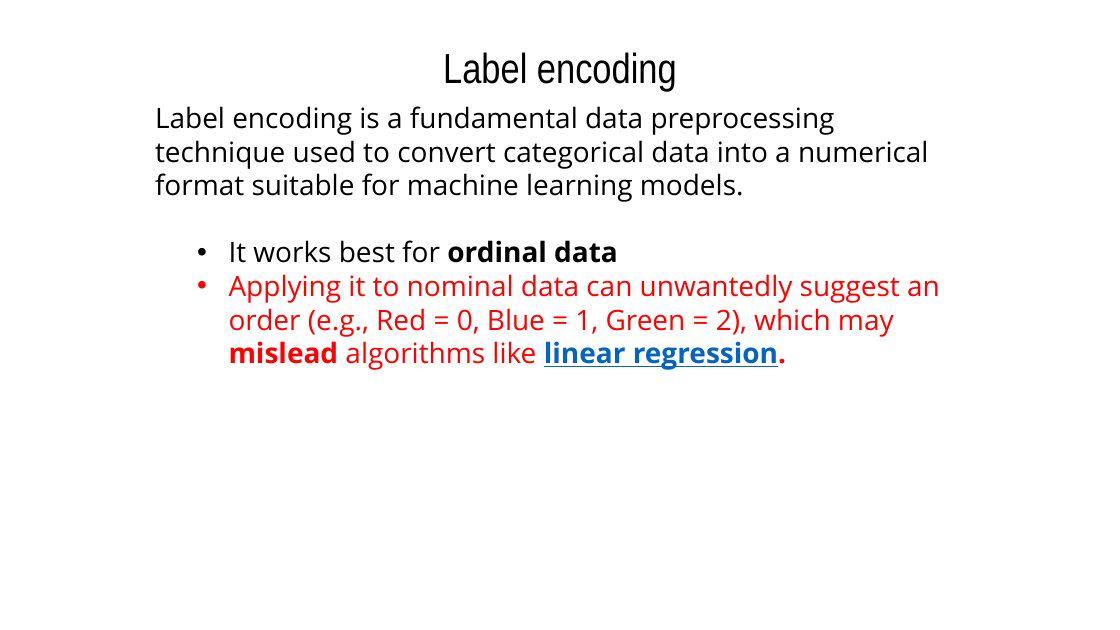
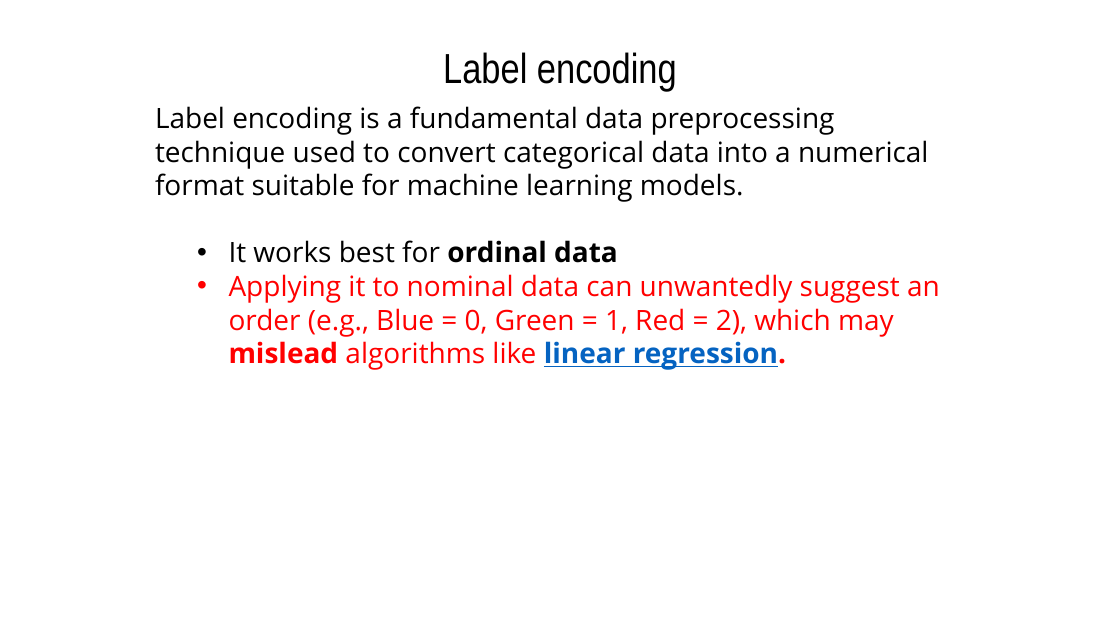
Before and after one commit to gmrr40058/data-science-ml-python-ostad, a slide deck: slide 1 of My Note and Practice/Text to Numerical Data Conversion/Categorical(Text to Numeric) data conversion-CTtN/CTtN 1. Label Encoding/Label Encoding.pptx. Drawn at 1120x630 pixels with LibreOffice and Linux fonts; fonts in the diff are those of the drawing. Boxes give left, top, right and bottom in pixels: in the first picture for what was removed or moved away, otherwise in the second. Text is boxed around its words. In the diff, an @@ line names an element or a change of style, - is before the commit and + after.

```diff
--- a/My Note and Practice/Text to Numerical Data Conversion/Categorical(Text to Numeric) data conversion-CTtN/CTtN 1. Label Encoding/Label Encoding.pptx
+++ b/My Note and Practice/Text to Numerical Data Conversion/Categorical(Text to Numeric) data conversion-CTtN/CTtN 1. Label Encoding/Label Encoding.pptx
@@ text at [229, 274, 940, 370]: text changed @@
-  • Applying it to nominal data can unwantedly suggest an order (e.g., Red = 0, Blue = 1, Green = 2), which may mislead algorithms like linear regression.
+  • Applying it to nominal data can unwantedly suggest an order (e.g., Blue = 0, Green = 1, Red = 2), which may mislead algorithms like linear regression.
```
Also in this commit, not shown: 7 slides added, 8 slides removed, 1 other file.
